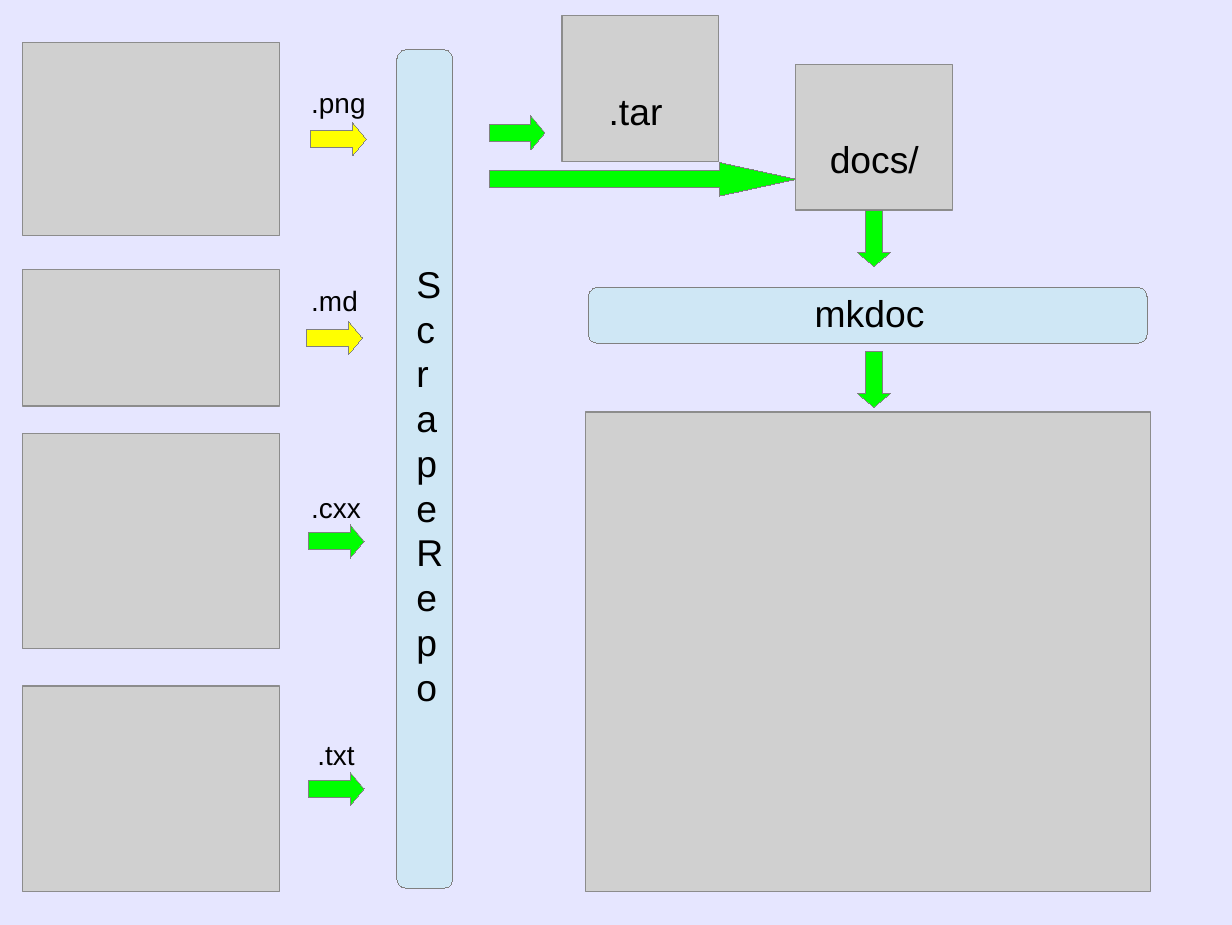
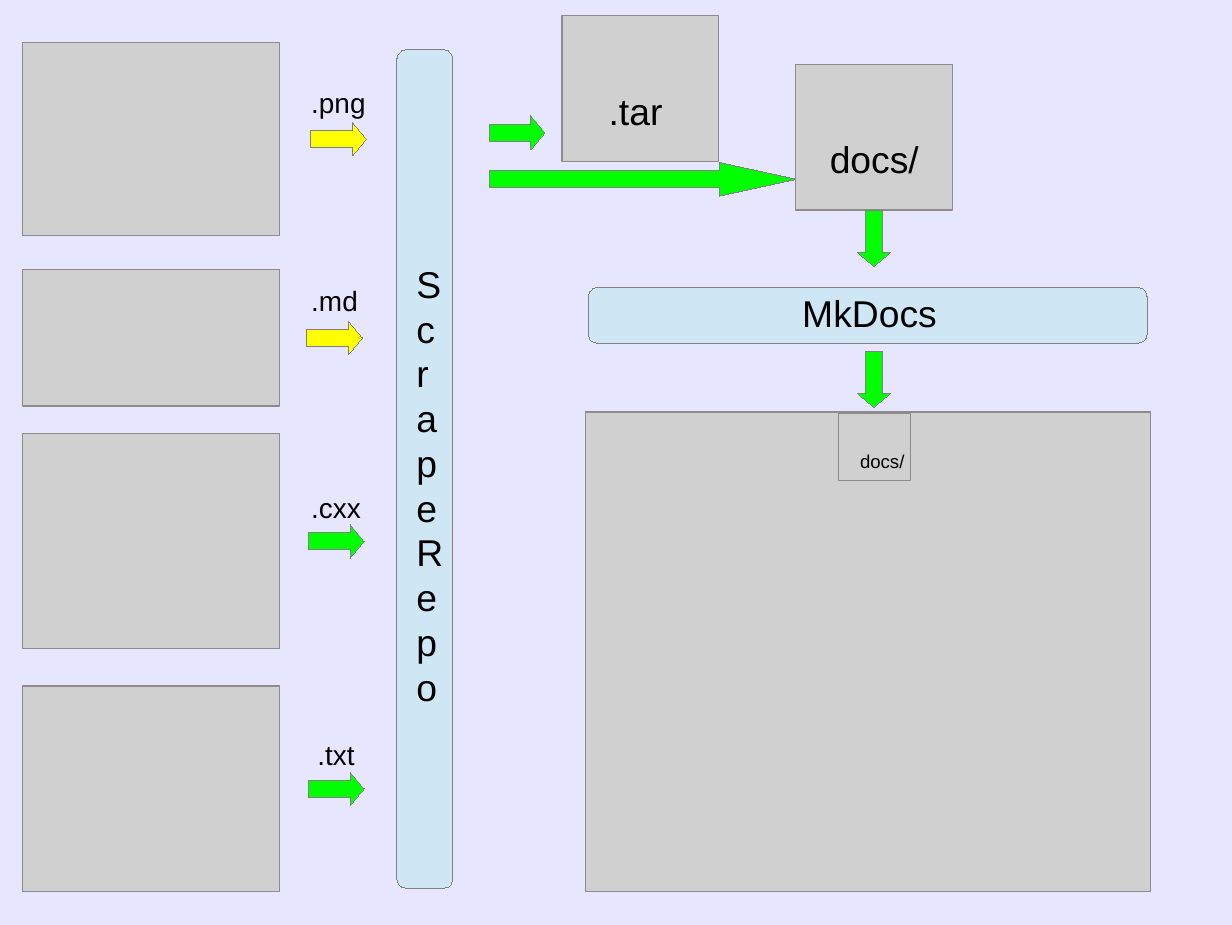
Before and after one commit to lorensen/VTKExamples, a slide deck: slide 1 of src/Artifacts/ScrapeRepo.odp. Drawn at 1232x925 pixels with LibreOffice and Linux fonts; fonts in the diff are those of the drawing; grey boxes stand for pictures. Boxes give left, top, right and bottom in pixels: in the first picture for what was removed or moved away, otherwise in the second. Text is boxed around its words. In the diff, an @@ line names an element or a change of style, - is before the commit and + after.

```diff
--- a/src/Artifacts/ScrapeRepo.odp
+++ b/src/Artifacts/ScrapeRepo.odp
@@ text at <box>802,300,937,328</box>: text changed @@
-mkdoc
+MkDocs
@@ picture added at <box>838,414,911,481</box> @@
@@ text added at <box>860,454,904,468</box>, 12 pt, text #000000 @@
+docs/
```
Also in this commit, not shown: 1 other file.
